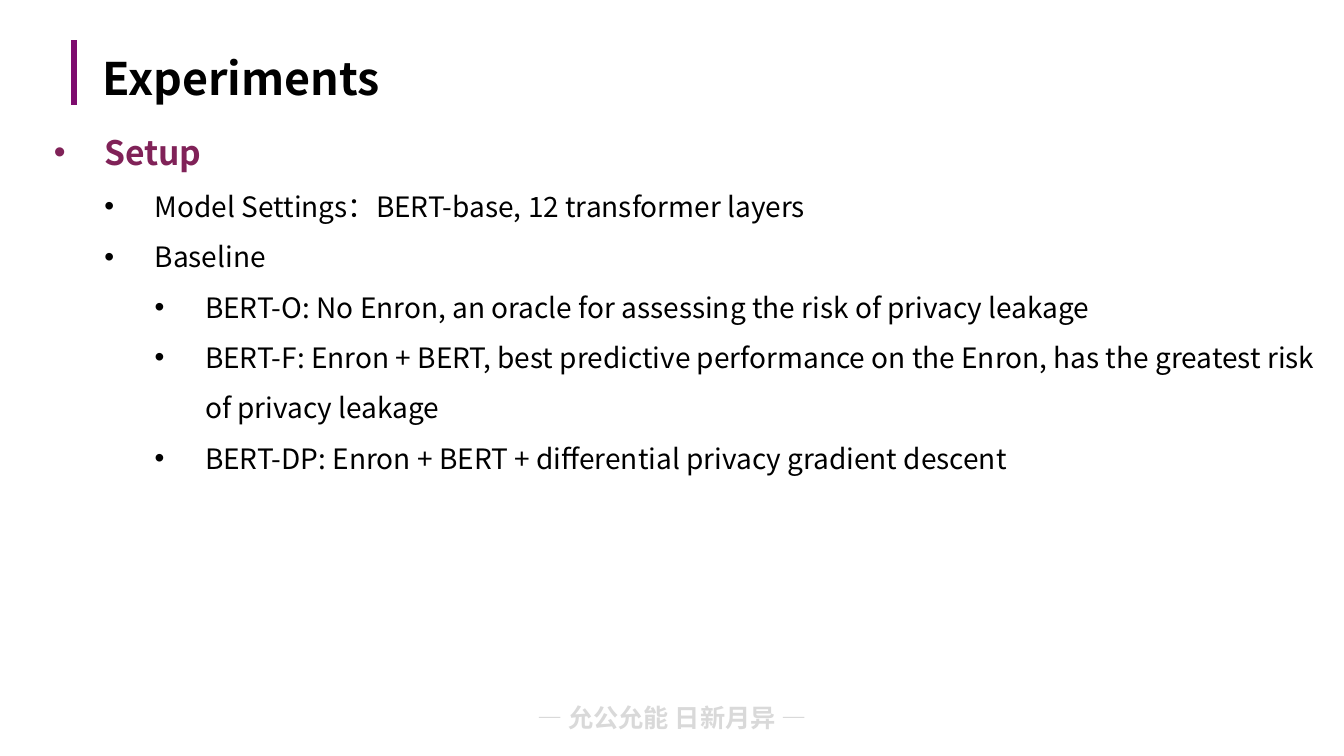
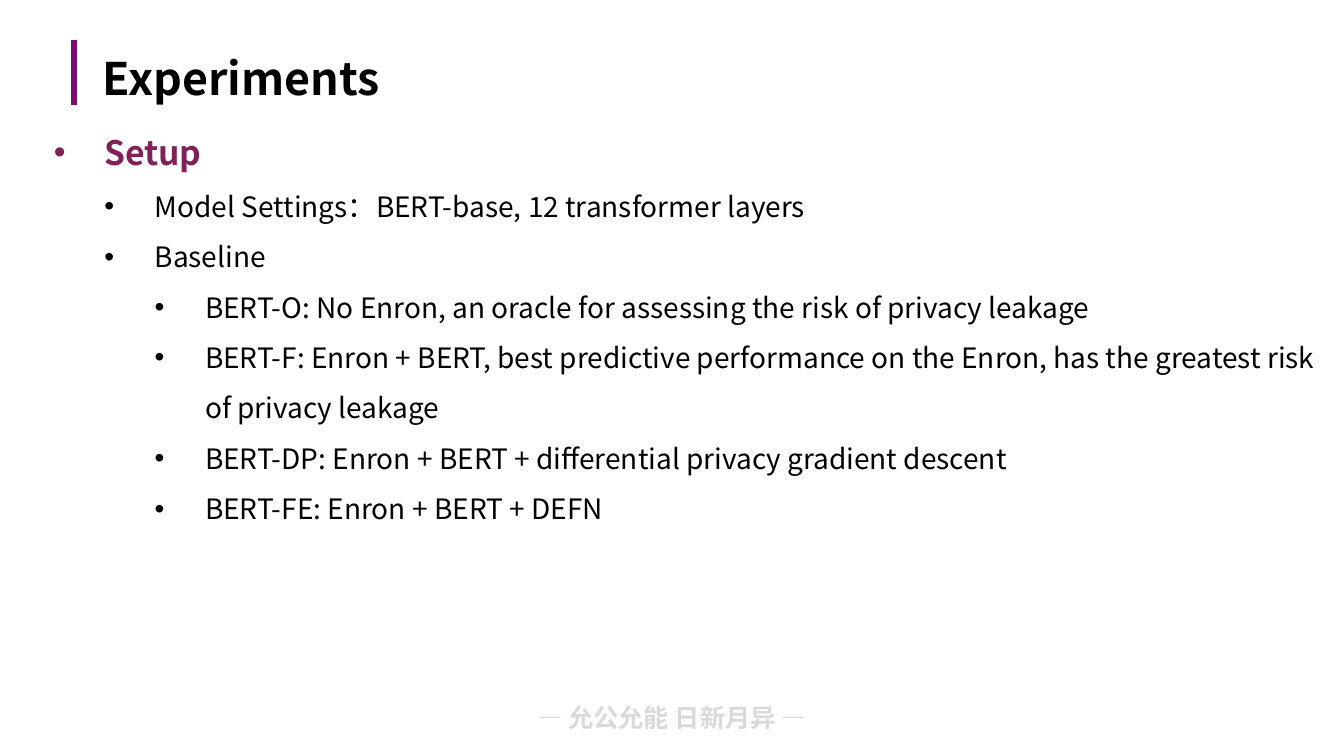
Before and after one commit to lxmliu2002/Data_Security, a slide deck: slide 15 of lab7/report/slides.pptx. Drawn at 1344x756 pixels with LibreOffice and Linux fonts; fonts in the diff are those of the drawing; background and template pictures are left out. Boxes give left, top, right and bottom in pixels: in the first picture for what was removed or moved away, otherwise in the second. Text is boxed around its words. In the diff, an @@ line names an element or a change of style, - is before the commit and + after.

```diff
--- a/lab7/report/slides.pptx
+++ b/lab7/report/slides.pptx
@@ text at (x1=205, y1=498, x2=603, y2=520): paragraph added @@
+    • BERT-FE: Enron + BERT + DEFN
```
Also in this commit, not shown: 3 other slides changed.
